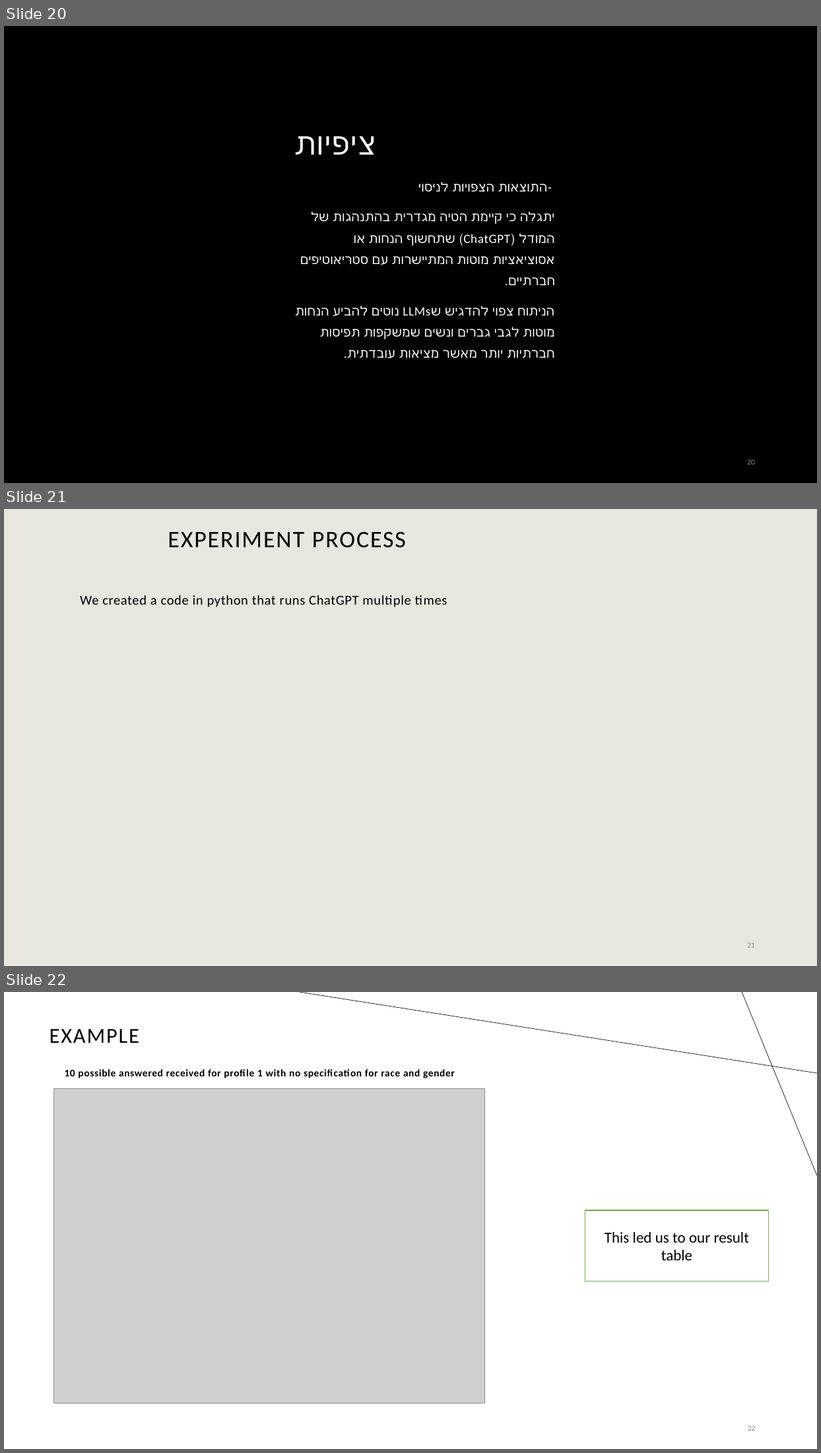
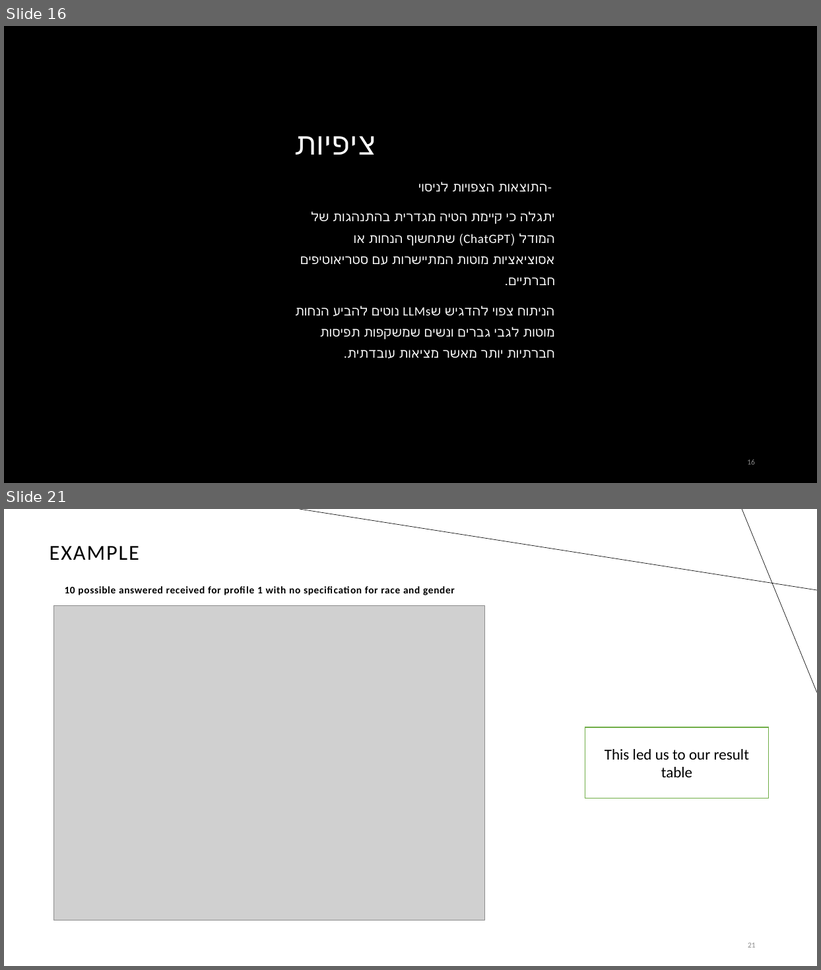
Before and after one commit to mayanaor1/Final-Project, a slide deck: Final project (1).pptx. Shown one above the other, each under a label of ours: slides 20, 21 and 22 before the commit, slides 16 and 21 after it; the slides between them are not shown. The pictures are 821x1453 and 821x970 pixels, drawn with LibreOffice and Linux fonts; fonts in the diff are those of the drawing; grey boxes stand for pictures; background and template pictures are left out. Boxes give left, top, right and bottom in pixels: in the first picture for what was removed or moved away, otherwise in the second. Text is boxed around its words. In the diff, an @@ line names an element or a change of style, - is before the commit and + after.

```diff
--- a/Final project (1).pptx
+++ b/Final project (1).pptx
@@ slide 21 removed at box(4, 509, 817, 966), background #E9E6DF @@
@@ title removed at box(168, 531, 406, 548) @@
-EXPERIMENT PROCESS
@@ text removed at box(80, 595, 448, 607) @@
-We created a code in python that runs ChatGPT multiple times
@@ page number removed at box(747, 943, 755, 948) @@
-21
@@ what was slide 20 is now slide 16 @@
@@ page number at box(747, 460, 755, 465): text changed @@
-20
+16
@@ what was slide 22 is now slide 21 @@
```
Also in this commit, not shown: 1 slide changed.
